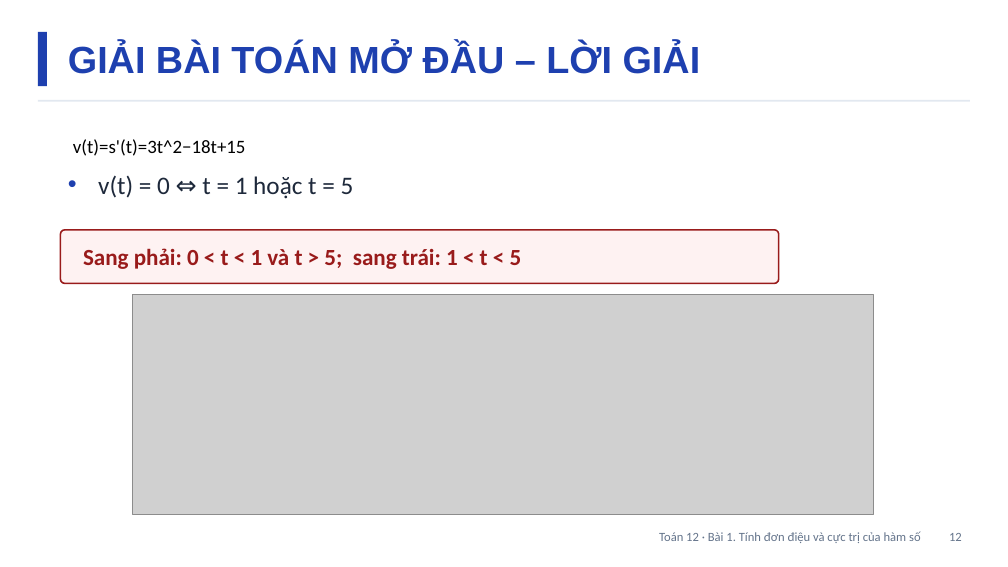
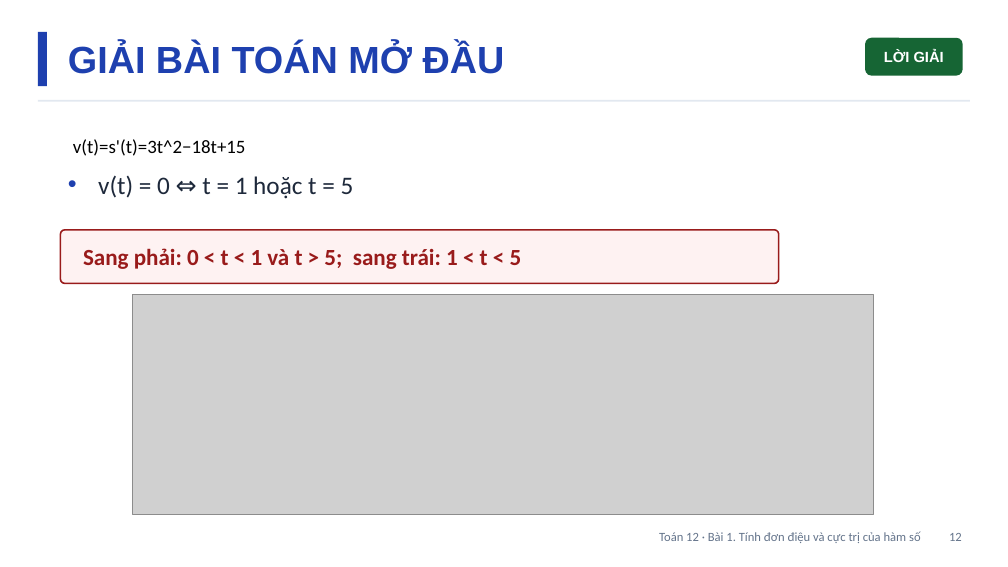
Before and after one commit to Trangtu66/Taode_thi_online, a slide deck: slide 12 of slide/Slide_TOAN12_Bai1_T1-6.pptx. Drawn at 1008x567 pixels with LibreOffice and Linux fonts; fonts in the diff are those of the drawing; grey boxes stand for pictures. Boxes give left, top, right and bottom in pixels: in the first picture for what was removed or moved away, otherwise in the second. Text is boxed around its words. In the diff, an @@ line names an element or a change of style, - is before the commit and + after.

```diff
--- a/slide/Slide_TOAN12_Bai1_T1-6.pptx
+++ b/slide/Slide_TOAN12_Bai1_T1-6.pptx
@@ text at (68, 44, 505, 74): text changed @@
-GIẢI BÀI TOÁN MỞ ĐẦU – LỜI GIẢI
+GIẢI BÀI TOÁN MỞ ĐẦU
@@ rounded rectangle added at (865, 38, 963, 76), fill #166534, 14 pt, text #FFFFFF, bold @@
+LỜI GIẢI
```
Also in this commit, not shown: 15 other slides changed, 9 other files.
